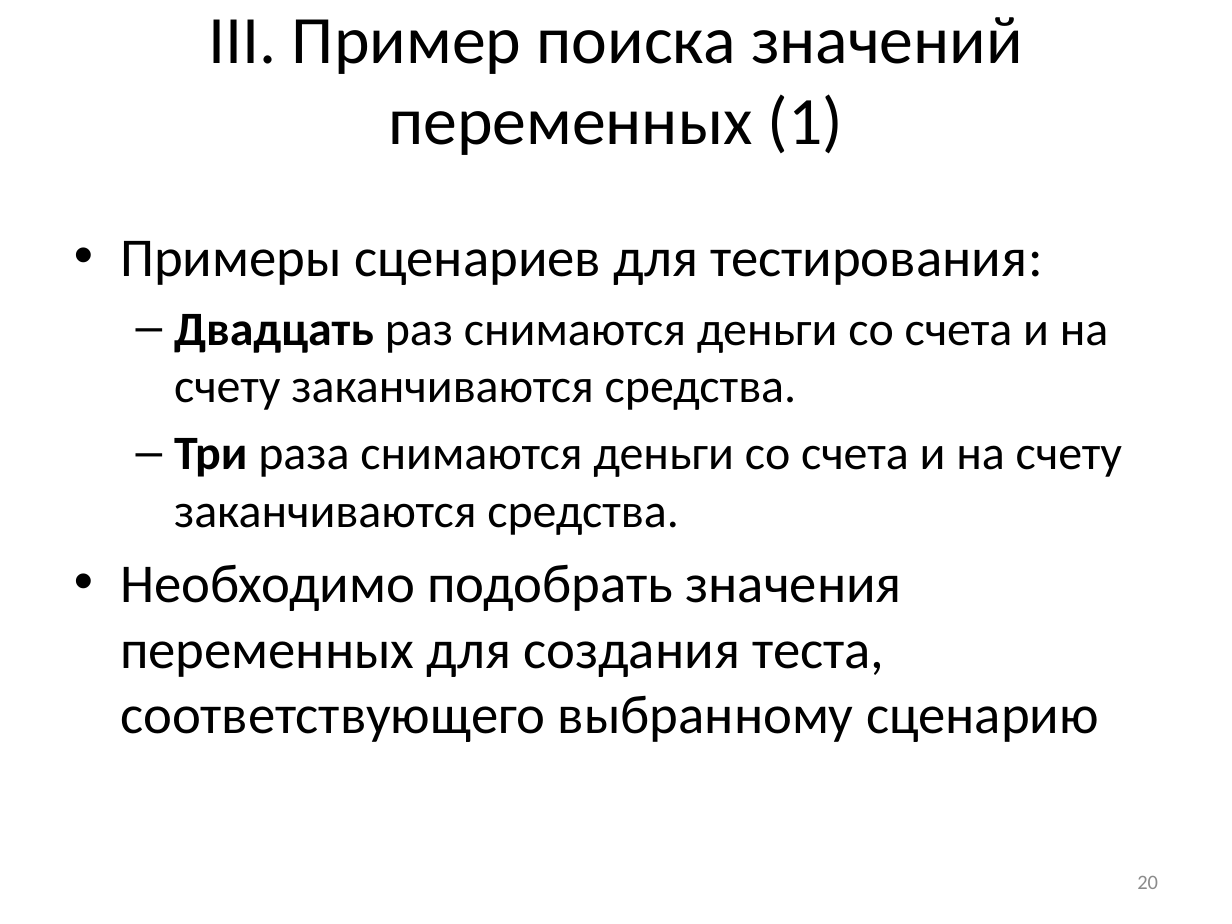
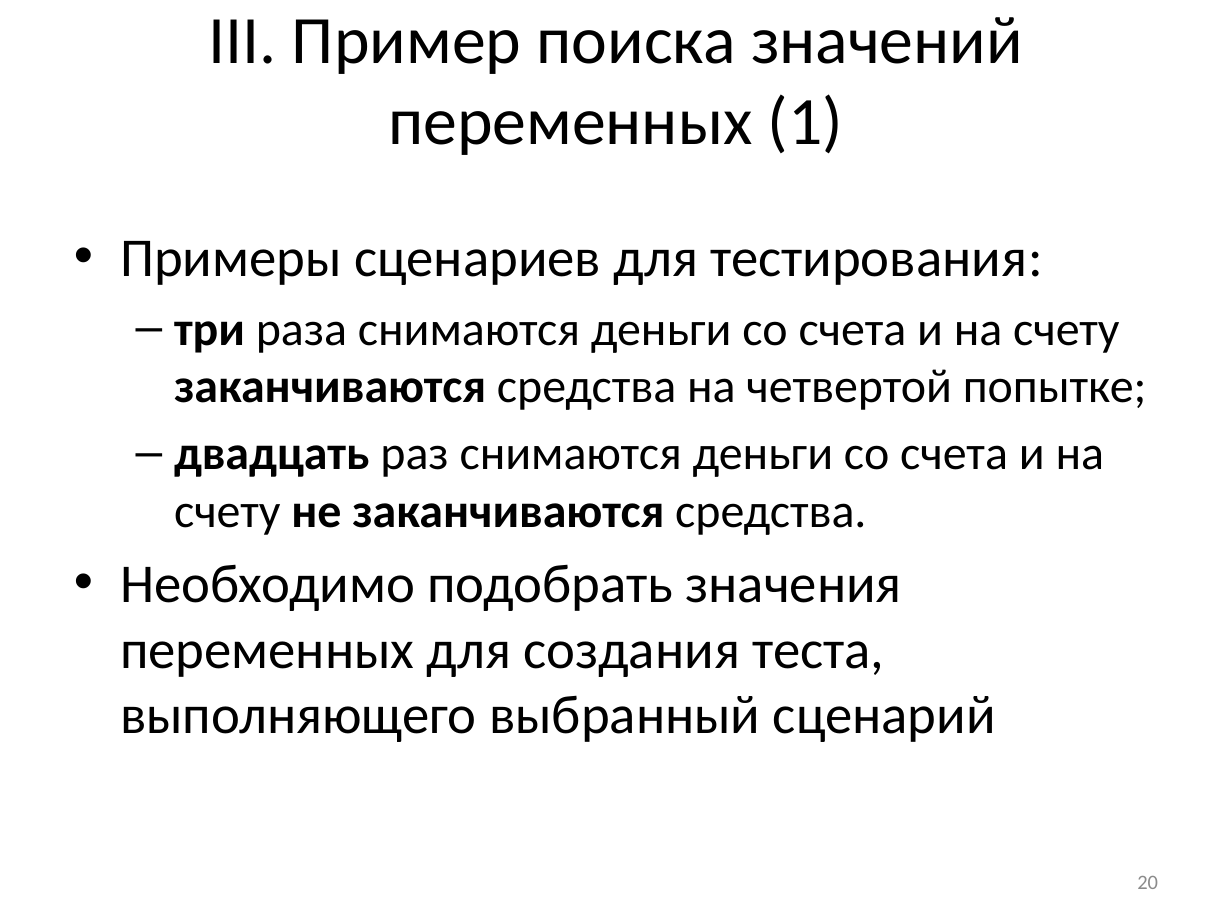
Before and after one commit to nohoper/masters, a slide deck: slide 20 of kmu.pptx. Drawn at 1232x924 pixels with LibreOffice and Linux fonts; fonts in the diff are those of the drawing. Boxes give left, top, right and bottom in pixels: in the first picture for what was removed or moved away, otherwise in the second. Text is boxed around its words. In the diff, an @@ line names an element or a change of style, - is before the commit and + after.

```diff
--- a/kmu.pptx
+++ b/kmu.pptx
@@ text at <box>120,321,1147,742</box>: text changed @@
-  – Двадцать раз снимаются деньги со счета и на счету заканчиваются средства.
-  – Три раза снимаются деньги со счета и на счету заканчиваются средства.
-• Необходимо подобрать значения переменных для создания теста, соответствующего выбранному сценарию
+  – три раза снимаются деньги со счета и на счету заканчиваются средства на четвертой попытке;
+  – двадцать раз снимаются деньги со счета и на счету не заканчиваются средства.
+• Необходимо подобрать значения переменных для создания теста, выполняющего выбранный сценарий
```
Also in this commit, not shown: 19 other slides changed, 2 slides removed.
